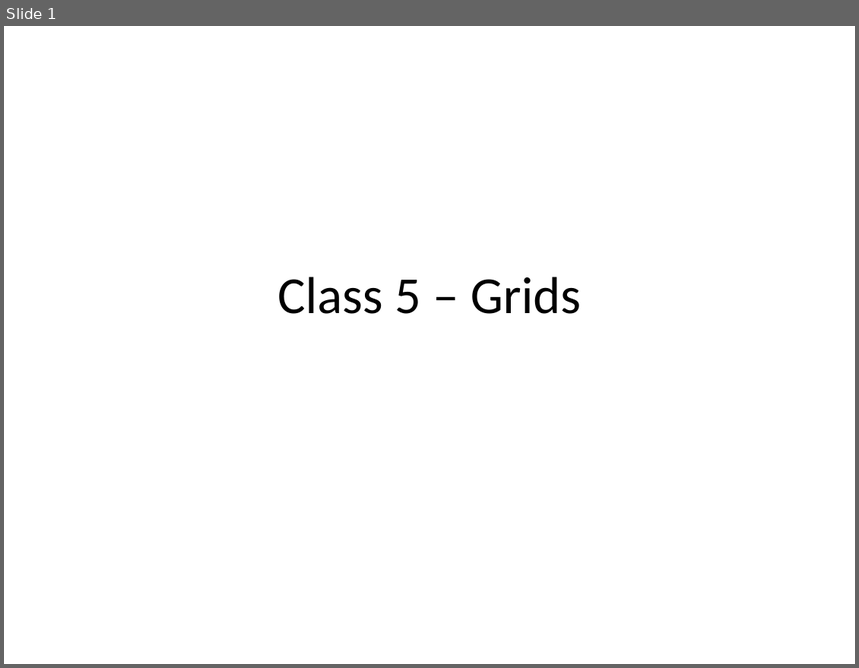
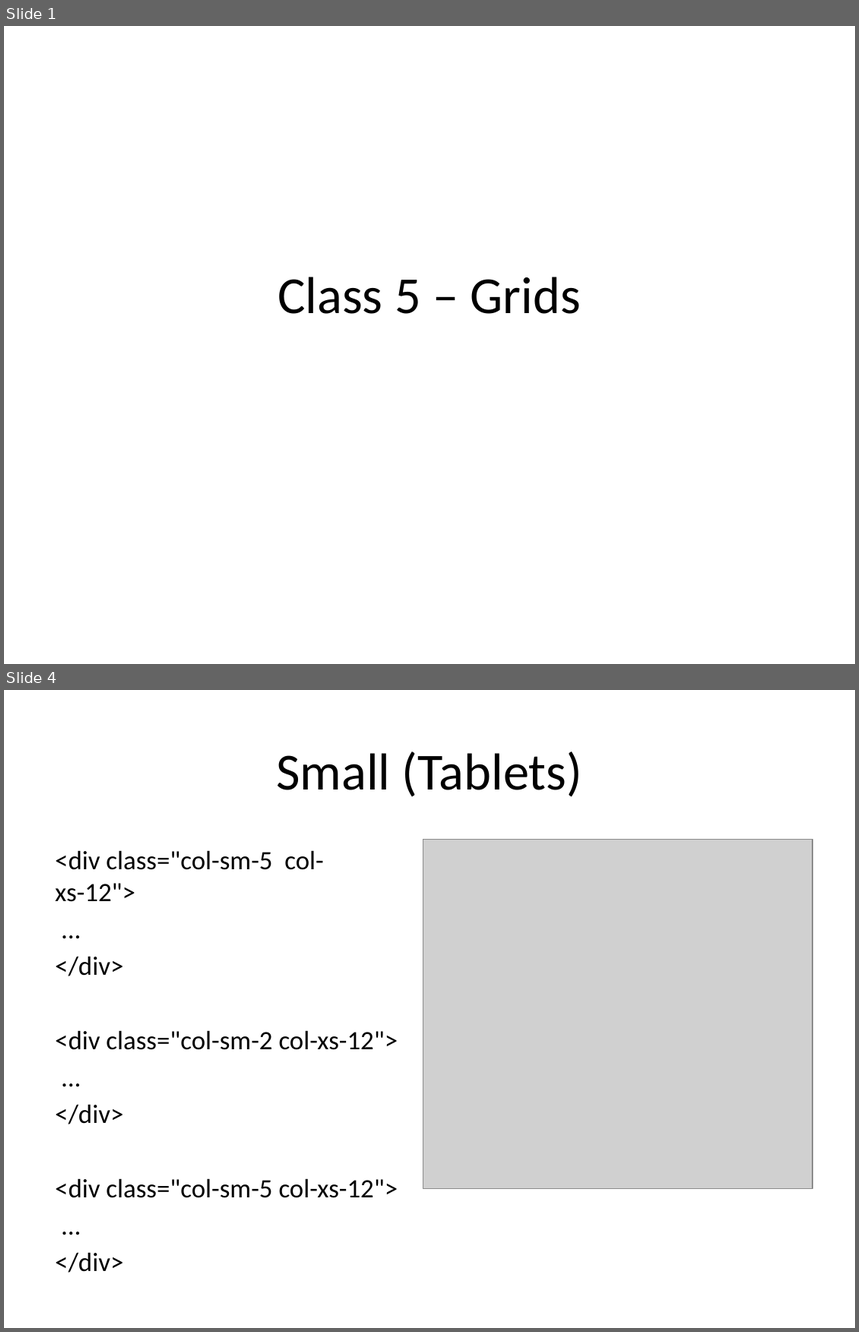
Before and after one commit to BAS-WEB/class05, a slide deck: ppt/Basweb02-05-03-grids-empty.pptx. Shown one above the other, each under a label of ours: slide 1 before the commit, slides 1 and 4 after it; the slides between them are not shown. The pictures are 859x668 and 859x1332 pixels, drawn with LibreOffice and Linux fonts; fonts in the diff are those of the drawing; grey boxes stand for pictures. Boxes give left, top, right and bottom in pixels: in the first picture for what was removed or moved away, otherwise in the second. Text is boxed around its words. In the diff, an @@ line names an element or a change of style, - is before the commit and + after.

```diff
--- a/ppt/Basweb02-05-03-grids-empty.pptx
+++ b/ppt/Basweb02-05-03-grids-empty.pptx
@@ slide 4 added at (4,690,855,1328), background #FFFFFF @@
@@ title added at (276,752,582,797), 44 pt, text #000000 @@
+Small (Tablets)
@@ picture added at (423,839,813,1189) @@
@@ text added at (55,850,398,1198), 22.4 pt, text #000000 @@
+<div class="col-sm-5 col-xs-12">
+...
+</div>
+<div class="col-sm-2 col-xs-12">
+...
+</div>
+<div class="col-sm-5 col-xs-12">
+...
+</div>
```
Also in this commit, not shown: 6 other slides added, 2 slides removed.
